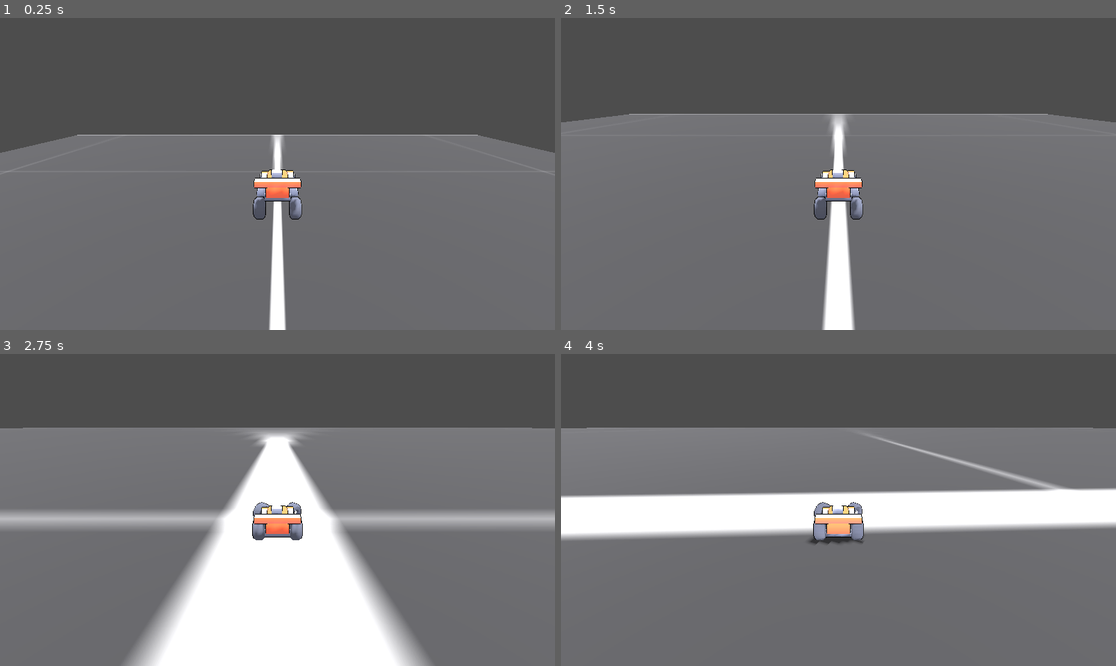
Above: before the commit, frames 1-4 (two rows, left to right).
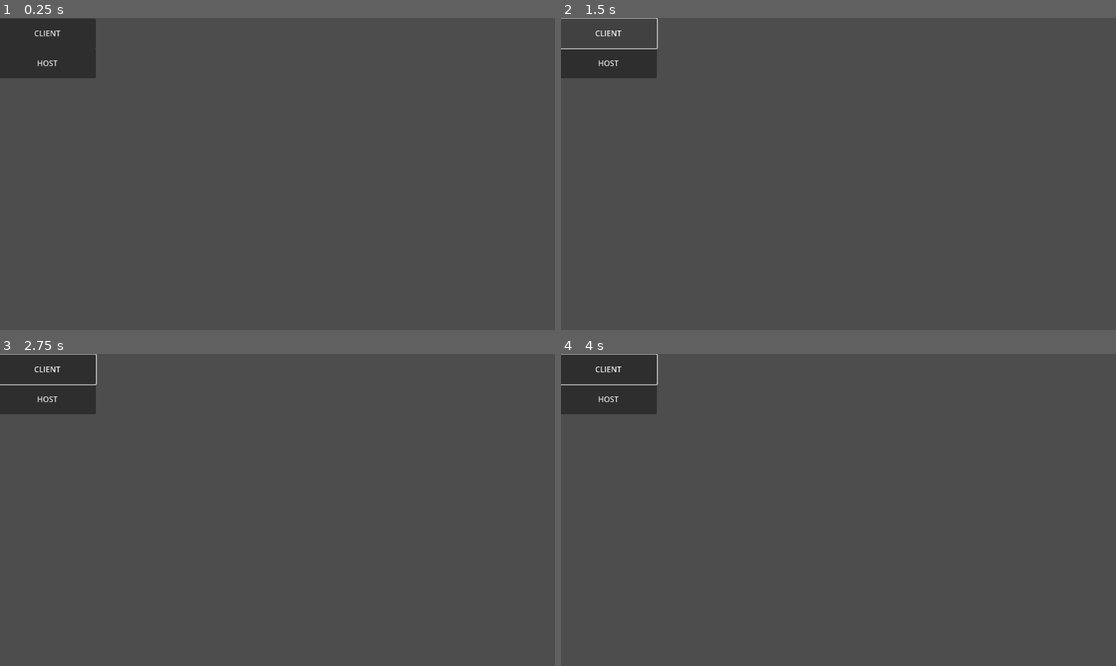
Above: after the commit, the same moments.

Repository: FlazeDev/Karting-Shooter
Game: Godot game, scene res://Scenes/startup.tscn
Same seed, same stepped clock (60 frames per second), same inputs: the game is played once before the commit and once after it. Before the commit the project starts from res://Scenes/test_level.tscn.
Inputs (mouse positions are in pixels of both pictures, inside the frame that each line leads up to):
- Up to frame 1 (0.25 s): no input
- Up to frame 2 (1.5 s): click (610, 64) at 0.5 s, where only the run after the commit has a clickable "HOST"; click (610, 33) at 1.25 s, where only the run after the commit has a clickable "CLIENT"
- Up to frame 3 (2.75 s): tap Enter at 2 s; move the mouse to (399, 494) at 2.02 s; hold D (Right) from 2.03 s (still down); hold Shift (Drift) from 2.03 s (still down); click (399, 494) at 2.17 s
- Up to frame 4 (4 s): tap Space at 2.75 s; move the mouse to (727, 525) at 2.77 s; release D (Right) at 2.78 s; release Shift (Drift) at 2.78 s; hold S (Backward) 2.78-3.53 s; tap T at 2.85 s; move the mouse to (894, 441) at 3.52 s; hold D (Right) from 3.53 s (still down); tap Y at 3.6 s

The runs differ from the first frame. In frame 1, 65% of the frame differs, in the area x 0-100%, y 0-100%; in frame 2, 71%; in frame 3, 80%; in frame 4, 80%.

Commit message:
Basic Multiplayer

Diff:
--- a/Models/Car.tscn
+++ b/Models/Car.tscn
@@ -180,6 +180,35 @@
 blend_shape_mode = 0
 shadow_mesh = SubResource("ArrayMesh_7j6gg")
 
+[sub_resource type="SceneReplicationConfig" id="SceneReplicationConfig_1bsio"]
+properties/0/path = NodePath(".:engine_force")
+properties/0/spawn = true
+properties/0/replication_mode = 1
+properties/1/path = NodePath(".:brake")
+properties/1/spawn = true
+properties/1/replication_mode = 1
+properties/2/path = NodePath(".:steering")
+properties/2/spawn = true
+properties/2/replication_mode = 1
+properties/3/path = NodePath(".:position")
+properties/3/spawn = true
+properties/3/replication_mode = 1
+properties/4/path = NodePath(".:rotation")
+properties/4/spawn = true
+properties/4/replication_mode = 1
+properties/5/path = NodePath(".:linear_velocity")
+properties/5/spawn = true
+properties/5/replication_mode = 1
+properties/6/path = NodePath(".:angular_velocity")
+properties/6/spawn = true
+properties/6/replication_mode = 1
+properties/7/path = NodePath("FrontRight:rotation")
+properties/7/spawn = true
+properties/7/replication_mode = 1
+properties/8/path = NodePath("FrontLeft:rotation")
+properties/8/spawn = true
+properties/8/replication_mode = 1
+
 [node name="Car" type="VehicleBody3D"]
 axis_lock_angular_x = true
 axis_lock_angular_z = true
@@ -234,3 +263,6 @@
 mesh = SubResource("ArrayMesh_srcqa")
 skeleton = NodePath("")
 surface_material_override/0 = ExtResource("2_n6gxv")
+
+[node name="MultiplayerSynchronizer" type="MultiplayerSynchronizer" parent="."]
+replication_config = SubResource("SceneReplicationConfig_1bsio")
--- a/Scenes/main_menu_test.tscn
+++ /dev/null
@@ -1,77 +0,0 @@
-[gd_scene load_steps=2 format=3 uid="uid://clxyyoc0trqo4"]
-
-[sub_resource type="GDScript" id="GDScript_j0cyr"]
-script/source = "extends NetworkManager
-
-
-# Called when the node enters the scene tree for the first time.
-func _ready() -> void:
-	multiplayer.peer_connected.connect(load_game)
-
-# Called every frame. 'delta' is the elapsed time since the previous frame.
-func _process(delta: float) -> void:
-	pass
-
-func _on_host_pressed() -> void:
-	create_server()
-
-
-func _on_join_pressed() -> void:
-	join_server()
-
-
-func _on_load_game_pressed() -> void:
-	pass
-"
-
-[node name="MainMenuTest" type="Control"]
-layout_mode = 3
-anchors_preset = 8
-anchor_left = 0.5
-anchor_top = 0.5
-anchor_right = 0.5
-anchor_bottom = 0.5
-grow_horizontal = 2
-grow_vertical = 2
-
-[node name="Host" type="Button" parent="."]
-layout_mode = 1
-anchors_preset = 6
-anchor_left = 1.0
-anchor_top = 0.5
-anchor_right = 1.0
-anchor_bottom = 0.5
-offset_left = -250.0
-offset_top = -31.0
-offset_right = -50.0
-offset_bottom = 31.0
-grow_horizontal = 0
-grow_vertical = 2
-text = "Host"
-
-[node name="LoadGame" type="Button" parent="."]
-layout_mode = 1
-anchors_preset = 5
-anchor_left = 0.5
-anchor_right = 0.5
-offset_left = -100.0
-offset_top = 50.0
-offset_right = 100.0
-offset_bottom = 112.0
-grow_horizontal = 2
-text = "Load Game"
-
-[node name="Join" type="Button" parent="."]
-layout_mode = 1
-anchors_preset = 4
-anchor_top = 0.5
-anchor_bottom = 0.5
-offset_left = 50.0
-offset_top = -31.0
-offset_right = 250.0
-offset_bottom = 31.0
-grow_vertical = 2
-text = "Join"
-
-[node name="NetworkManager" type="Node" parent="."]
-script = SubResource("GDScript_j0cyr")
--- /dev/null
+++ b/Scenes/startup.tscn
@@ -0,0 +1,62 @@
+[gd_scene load_steps=2 format=3 uid="uid://lx85pta6jiyv"]
+
+[ext_resource type="Script" path="res://Scripts/NetworkManager.gd" id="1_3kktd"]
+
+[node name="Startup" type="Node"]
+
+[node name="Level" type="Node" parent="."]
+
+[node name="UI" type="Control" parent="."]
+layout_mode = 3
+anchors_preset = 8
+anchor_left = 0.5
+anchor_top = 0.5
+anchor_right = 0.5
+anchor_bottom = 0.5
+offset_left = -20.0
+offset_top = -20.0
+offset_right = 20.0
+offset_bottom = 20.0
+grow_horizontal = 2
+grow_vertical = 2
+
+[node name="Host" type="Button" parent="UI"]
+layout_mode = 1
+anchors_preset = 8
+anchor_left = 0.5
+anchor_top = 0.5
+anchor_right = 0.5
+anchor_bottom = 0.5
+offset_left = -577.0
+offset_top = -261.0
+offset_right = -377.0
+offset_bottom = -199.0
+grow_horizontal = 2
+grow_vertical = 2
+text = "HOST"
+
+[node name="Client" type="Button" parent="UI"]
+layout_mode = 1
+anchors_preset = 8
+anchor_left = 0.5
+anchor_top = 0.5
+anchor_right = 0.5
+anchor_bottom = 0.5
+offset_left = -577.0
+offset_top = -323.0
+offset_right = -377.0
+offset_bottom = -261.0
+grow_horizontal = 2
+grow_vertical = 2
+text = "CLIENT"
+
+[node name="NetworkManager" type="Node" parent="."]
+script = ExtResource("1_3kktd")
+
+[node name="LevelSpawner" type="MultiplayerSpawner" parent="."]
+_spawnable_scenes = PackedStringArray("res://Scenes/test_level.tscn")
+spawn_path = NodePath("../Level")
+spawn_limit = 1
+
+[connection signal="pressed" from="UI/Host" to="NetworkManager" method="_on_host_pressed"]
+[connection signal="pressed" from="UI/Client" to="NetworkManager" method="_on_client_pressed"]
--- a/Scenes/test_level.tscn
+++ b/Scenes/test_level.tscn
@@ -1,7 +1,7 @@
 [gd_scene load_steps=6 format=3 uid="uid://sqwfomb534qy"]
 
+[ext_resource type="Script" path="res://Scripts/level.gd" id="1_hd7om"]
 [ext_resource type="Material" uid="uid://dcgc5ht6g6r5n" path="res://Materials/PrototypeTextures.tres" id="1_mdacc"]
-[ext_resource type="PackedScene" uid="uid://dpysp4jxtpu3" path="res://Scenes/vehicle.tscn" id="3_ikfpw"]
 
 [sub_resource type="Environment" id="Environment_l5lgv"]
 background_mode = 2
@@ -15,6 +15,7 @@
 size = Vector3(200, 1, 200)
 
 [node name="TestLevel" type="Node3D"]
+script = ExtResource("1_hd7om")
 
 [node name="DirectionalLight3D" type="DirectionalLight3D" parent="."]
 transform = Transform3D(-0.866023, -0.433016, 0.250001, 0, 0.499998, 0.866027, -0.500003, 0.749999, -0.43301, 0.865108, 22.2221, -1.20296)
@@ -31,7 +32,10 @@
 [node name="MeshInstance3D" type="MeshInstance3D" parent="StaticBody3D"]
 mesh = SubResource("BoxMesh_q472j")
 
-[node name="SpawnPoint" type="Node3D" parent="."]
+[node name="Players" type="Node3D" parent="."]
 transform = Transform3D(1, 0, 0, 0, 1, 0, 0, 0, 1, 0, 20.8753, 0)
 
-[node name="Vehicle" parent="SpawnPoint" instance=ExtResource("3_ikfpw")]
+[node name="MultiplayerSpawner" type="MultiplayerSpawner" parent="."]
+_spawnable_scenes = PackedStringArray("res://Scenes/vehicle.tscn")
+spawn_path = NodePath("../Players")
+spawn_limit = 5
--- a/Scenes/vehicle.tscn
+++ b/Scenes/vehicle.tscn
@@ -3,17 +3,59 @@
 [ext_resource type="Script" path="res://Scripts/vehicle.gd" id="1_ogl3q"]
 [ext_resource type="Script" path="res://Scripts/player_input.gd" id="2_nvgpi"]
 
+[sub_resource type="SceneReplicationConfig" id="SceneReplicationConfig_wsp0a"]
+properties/0/path = NodePath(".:position")
+properties/0/spawn = true
+properties/0/replication_mode = 1
+properties/1/path = NodePath(".:rotation")
+properties/1/spawn = true
+properties/1/replication_mode = 1
+properties/2/path = NodePath("Holder/CameraHolder/Camera3D:position")
+properties/2/spawn = true
+properties/2/replication_mode = 1
+properties/3/path = NodePath("Holder/CameraHolder/Camera3D:rotation")
+properties/3/spawn = true
+properties/3/replication_mode = 1
+properties/4/path = NodePath("Holder/CameraHolder:position")
+properties/4/spawn = true
+properties/4/replication_mode = 1
+properties/5/path = NodePath("Holder/CameraHolder:rotation")
+properties/5/spawn = true
+properties/5/replication_mode = 1
+properties/6/path = NodePath("Holder:position")
+properties/6/spawn = true
+properties/6/replication_mode = 1
+properties/7/path = NodePath("Holder:rotation")
+properties/7/spawn = true
+properties/7/replication_mode = 1
+properties/8/path = NodePath(".:steering")
+properties/8/spawn = true
+properties/8/replication_mode = 1
+properties/9/path = NodePath(".:engine_force")
+properties/9/spawn = true
+properties/9/replication_mode = 1
+properties/10/path = NodePath(".:player")
+properties/10/spawn = true
+properties/10/replication_mode = 1
+
 [sub_resource type="SceneReplicationConfig" id="SceneReplicationConfig_8lr1u"]
-
-[sub_resource type="SceneReplicationConfig" id="SceneReplicationConfig_wsp0a"]
+properties/0/path = NodePath(".:EF_Input")
+properties/0/spawn = true
+properties/0/replication_mode = 1
+properties/1/path = NodePath(".:S_Input")
+properties/1/spawn = true
+properties/1/replication_mode = 1
 
 [node name="Vehicle" type="Node3D"]
 script = ExtResource("1_ogl3q")
 
-[node name="MultiplayerSpawner" type="MultiplayerSpawner" parent="."]
-_spawnable_scenes = PackedStringArray("res://Models/Car.tscn")
-spawn_path = NodePath("..")
-spawn_limit = 1
+[node name="ServerSync" type="MultiplayerSynchronizer" parent="."]
+replication_config = SubResource("SceneReplicationConfig_wsp0a")
+
+[node name="PlayerInput" type="MultiplayerSynchronizer" parent="."]
+root_path = NodePath(".")
+replication_config = SubResource("SceneReplicationConfig_8lr1u")
+script = ExtResource("2_nvgpi")
 
 [node name="BoostTimer" type="Timer" parent="."]
 wait_time = 4.0
@@ -30,12 +72,5 @@
 [node name="Camera3D" type="Camera3D" parent="Holder/CameraHolder"]
 transform = Transform3D(1, 0, 0, 0, 0.921971, 0.387258, 0, -0.387258, 0.921971, 0, 0, 0)
 
-[node name="PlayerInput" type="MultiplayerSynchronizer" parent="."]
-replication_config = SubResource("SceneReplicationConfig_8lr1u")
-script = ExtResource("2_nvgpi")
-
-[node name="MultiplayerSynchronizer" type="MultiplayerSynchronizer" parent="."]
-replication_config = SubResource("SceneReplicationConfig_wsp0a")
-
 [connection signal="timeout" from="BoostTimer" to="." method="_on_boost_timer_timeout"]
 [connection signal="timeout" from="DriftTimer" to="." method="_on_drift_timer_timeout"]
--- /dev/null
+++ b/Scripts/NetworkManager.gd
@@ -0,0 +1,43 @@
+extends Node
+const PORT = 9999
+
+func _ready() -> void:
+	pass
+
+func _on_host_pressed() -> void:
+	var peer = ENetMultiplayerPeer.new()
+	peer.create_server(PORT)
+	if peer.get_connection_status() == MultiplayerPeer.CONNECTION_DISCONNECTED:
+		OS.alert("Failed to start multiplayer server.")
+		return
+	multiplayer.multiplayer_peer = peer
+	print("game started")
+	start_game()
+
+
+func _on_client_pressed() -> void:
+	var peer = ENetMultiplayerPeer.new()
+	peer.create_client("127.0.0.1", PORT)
+	if peer.get_connection_status() == MultiplayerPeer.CONNECTION_DISCONNECTED:
+		OS.alert("Failed to start multiplayer client.")
+		return
+	multiplayer.multiplayer_peer = peer
+	start_game()
+
+func start_game():
+	# Hide the UI and$"../UI" unpause to start the game.
+	$"../UI".hide()
+	get_tree().paused = false
+
+	if multiplayer.is_server():
+		change_level.call_deferred(load("res://Scenes/test_level.tscn"))
+		print("bbc")
+
+func change_level(scene: PackedScene):
+	# Remove old level if any.
+	var level = $"../Level"
+	for c in level.get_children():
+		level.remove_child(c)
+		c.queue_free()
+	# Add new level.
+	level.add_child(scene.instantiate())
--- /dev/null
+++ b/Scripts/level.gd
@@ -0,0 +1,43 @@
+extends Node3D
+
+const SPAWN_RANDOM := 5.0
+
+func _ready():
+	# We only need to spawn players on the server.
+	if not multiplayer.is_server():
+		return
+
+	multiplayer.peer_connected.connect(add_player)
+	multiplayer.peer_disconnected.connect(del_player)
+
+	# Spawn already connected players.
+	for id in multiplayer.get_peers():
+		add_player(id)
+
+	# Spawn the local player unless this is a dedicated server export.
+	if not OS.has_feature("dedicated_server"):
+		add_player(1)
+
+
+func _exit_tree():
+	if not multiplayer.is_server():
+		return
+	multiplayer.peer_connected.disconnect(add_player)
+	multiplayer.peer_disconnected.disconnect(del_player)
+
+
+func add_player(id: int):
+	var character = preload("res://Scenes/vehicle.tscn").instantiate()
+	# Set player id.
+	character.player = id
+	# Randomize character position.
+	var pos := Vector2.from_angle(randf() * 2 * PI)
+	character.position = Vector3(pos.x * SPAWN_RANDOM * randf(), 0, pos.y * SPAWN_RANDOM * randf())
+	character.name = str(id)
+	$Players.add_child(character, true)
+
+
+func del_player(id: int):
+	if not $Players.has_node(str(id)):
+		return
+	$Players.get_node(str(id)).queue_free()
--- a/Scripts/player_input.gd
+++ b/Scripts/player_input.gd
@@ -1,12 +1,13 @@
 extends MultiplayerSynchronizer
 
-var EF_Input = 0
-var S_Input = 0
+@export var EF_Input = 0
+@export var S_Input = 0
 
 # Called when the node enters the scene tree for the first time.
 func _ready() -> void:
+	pass
+func _enter_tree() -> void:
 	set_process(get_multiplayer_authority() == multiplayer.get_unique_id())
-
 # Called every frame. 'delta' is the elapsed time since the previous frame.
 func _process(delta: float) -> void:
 	S_Input =  Input.get_axis("Right", "Left")
--- a/Scripts/vehicle.gd
+++ b/Scripts/vehicle.gd
@@ -11,12 +11,16 @@
 var isDrifting = false
 var VehicleType
 var vehicle
-var steering:float
-var engine_force:float
+@export var steering:float
+@export var engine_force:float
 @export var stats:VehicleStats
 
 
-
+@export var player := 1 :
+	set(id):
+		player = id
+		# Give authority over the player input to the appropriate peer.
+		$PlayerInput.set_multiplayer_authority(id)
 # Called when the node enters the scene tree for the first time.
 func _ready() -> void:
 	stats = load("res://Stats/Car.tres")
@@ -25,6 +29,8 @@
 	VehicleType = stats.vehicleType
 	vehicle = VehicleType.instantiate()
 	add_child(vehicle)
+	if player == multiplayer.get_unique_id():
+		$Holder/CameraHolder/Camera3D.current = true
 
 
 # Called every frame. 'delta' is the elapsed time since the previous frame.
--- a/project.godot
+++ b/project.godot
@@ -11,7 +11,7 @@
 [application]
 
 config/name="Karting_Shooter"
-run/main_scene="res://Scenes/test_level.tscn"
+run/main_scene="res://Scenes/startup.tscn"
 config/features=PackedStringArray("4.3", "GL Compatibility")
 config/icon="res://icon.svg"
 
Not shown: 1 places in Models/Car.tscn that only renumber resources
Not shown, changed: addons/timer/time.txt
